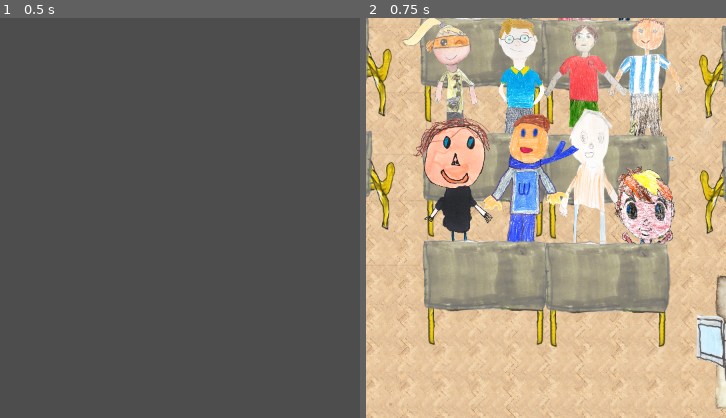
Above: before the commit, frames 1-2 (left to right).
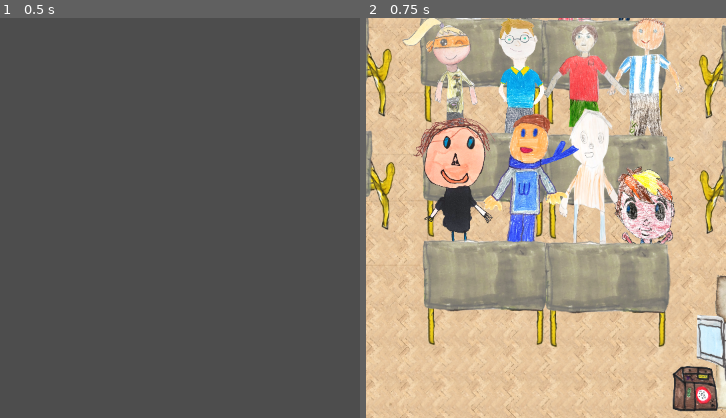
Above: after the commit, the same moments.

Repository: Whyshchuck/Laurka-2026
Game: Godot game, scene res://mode_selection.tscn
Same seed, same stepped clock (60 frames per second), same inputs: the game is played once before the commit and once after it.
Inputs:
- Up to frame 1 (0.5 s): no input
- Up to frame 2 (0.75 s): click "Anioły" at 0.5 s
The pictures show only the part of the screen within x 24-74%, y 50-100%; the shares and areas given below are measured in that part.

Frame 1 is identical in both runs. In frame 2, 1.3% of the frame differs, in the area x 85-98%, y 87-99%.

Commit message:
sprites update

Diff:
--- a/desk_teacher.tscn
+++ b/desk_teacher.tscn
@@ -1,6 +1,7 @@
-[gd_scene load_steps=3 format=3 uid="uid://b4003w83to05o"]
+[gd_scene load_steps=4 format=3 uid="uid://b4003w83to05o"]
 
 [ext_resource type="Texture2D" uid="uid://bj4fg4ffmlmri" path="res://sprites/6.png" id="1_x7rhp"]
+[ext_resource type="Texture2D" uid="uid://lilt5ea7uhpx" path="res://sprites/szafka p kamili.png" id="2_dixed"]
 
 [sub_resource type="RectangleShape2D" id="RectangleShape2D_48h1r"]
 size = Vector2(98, 198.5)
@@ -18,3 +19,16 @@
 [node name="CollisionShape2D" type="CollisionShape2D" parent="."]
 position = Vector2(48, 100.75)
 shape = SubResource("RectangleShape2D_48h1r")
+
+[node name="CollisionShape2D2" type="CollisionShape2D" parent="."]
+position = Vector2(-34, 165)
+scale = Vector2(0.610919, -0.349356)
+shape = SubResource("RectangleShape2D_48h1r")
+
+[node name="TextureRect2" type="TextureRect" parent="."]
+offset_left = -70.0
+offset_top = 120.0
+offset_right = 454.0
+offset_bottom = 641.0
+scale = Vector2(0.148883, 0.172932)
+texture = ExtResource("2_dixed")
Not shown, added: sprites/klasa_2_short.png.import
Binary file added: sprites/klasa_2_short_mini.png
Not shown, added: sprites/klasa_2_short_mini.png.import
Binary file added: sprites/szachy.png
Not shown, added: sprites/szachy.png.import
Binary file added: sprites/szafka p kamili.png
Not shown, added: sprites/szafka p kamili.png.import
Not shown, added: sprites/klasa_2_short.png
